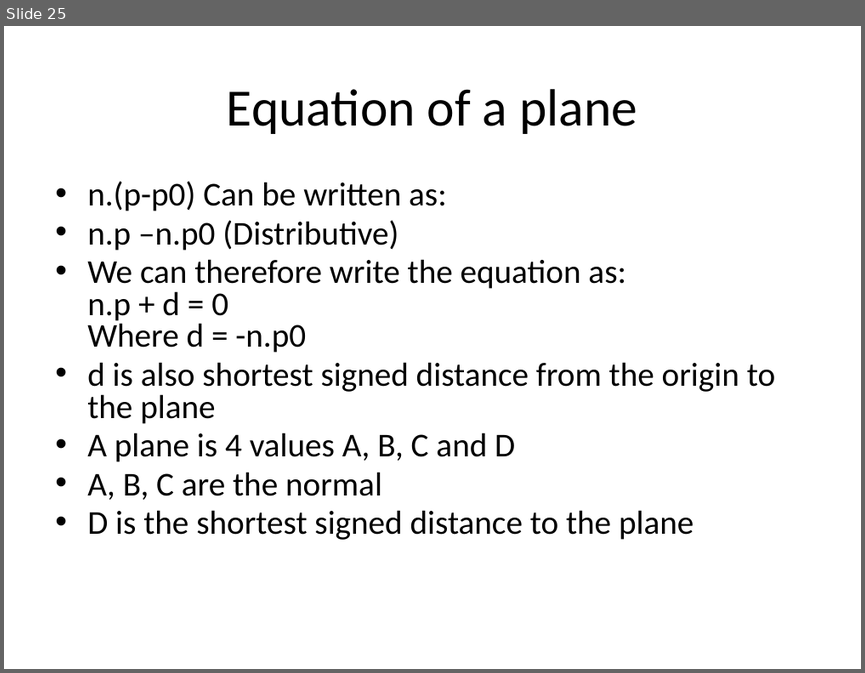
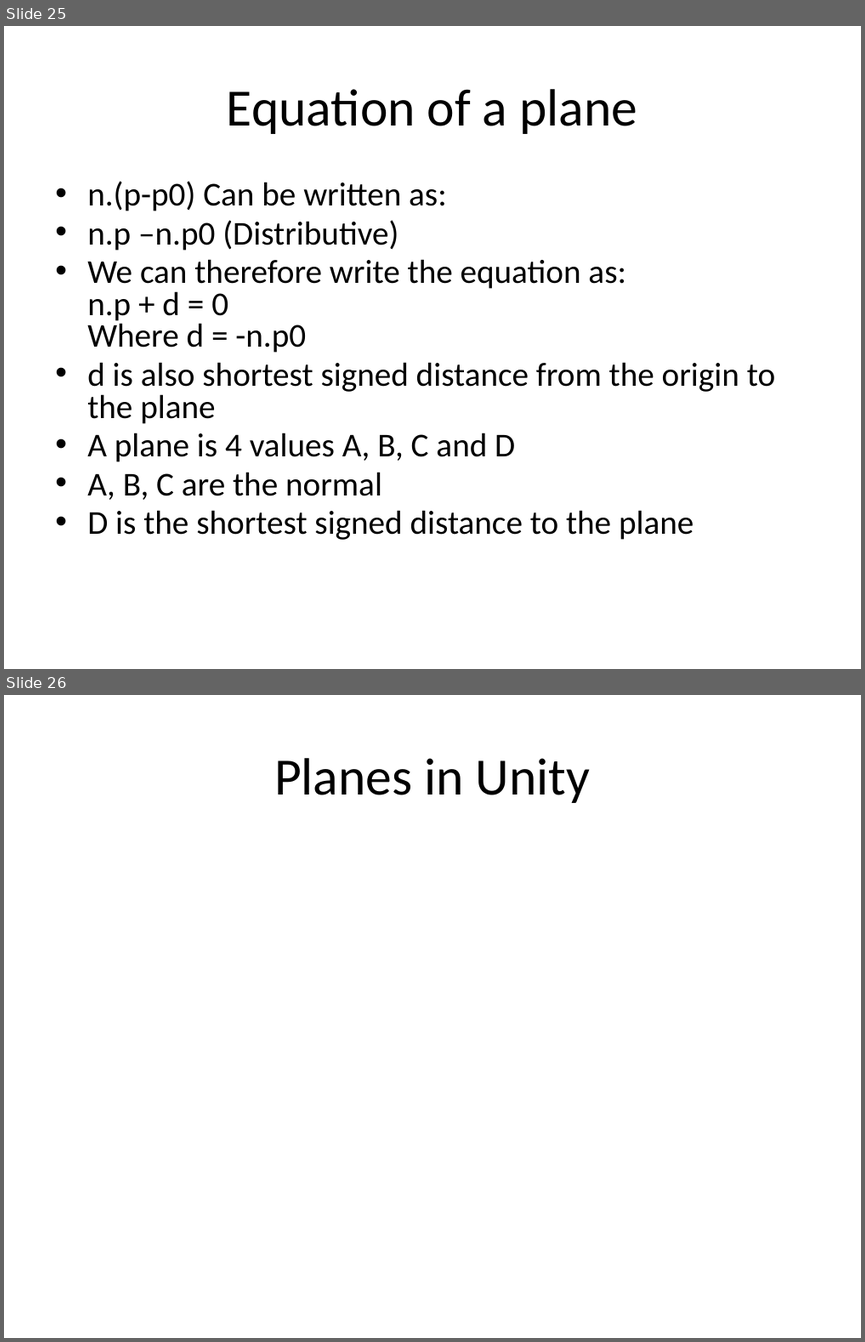
Before and after one commit to skooter500/UnitySteeringBehaviours, a slide deck: Lectures/Game AI 3.pptx. Shown one above the other, each under a label of ours: slide 25 before the commit, slides 25 and 26 after it. The pictures are 865x673 and 865x1342 pixels, drawn with LibreOffice and Linux fonts; fonts in the diff are those of the drawing; background and template pictures are left out. Boxes give left, top, right and bottom in pixels: in the first picture for what was removed or moved away, otherwise in the second. Text is boxed around its words. In the diff, an @@ line names an element or a change of style, - is before the commit and + after.

```diff
--- a/Lectures/Game AI 3.pptx
+++ b/Lectures/Game AI 3.pptx
@@ slide 26 added at <box>4,695,861,1338</box>, background #FFFFFF @@
@@ title added at <box>274,758,590,803</box>, 44 pt, text #000000 @@
+Planes in Unity
```
Also in this commit, not shown: 11 other files.
